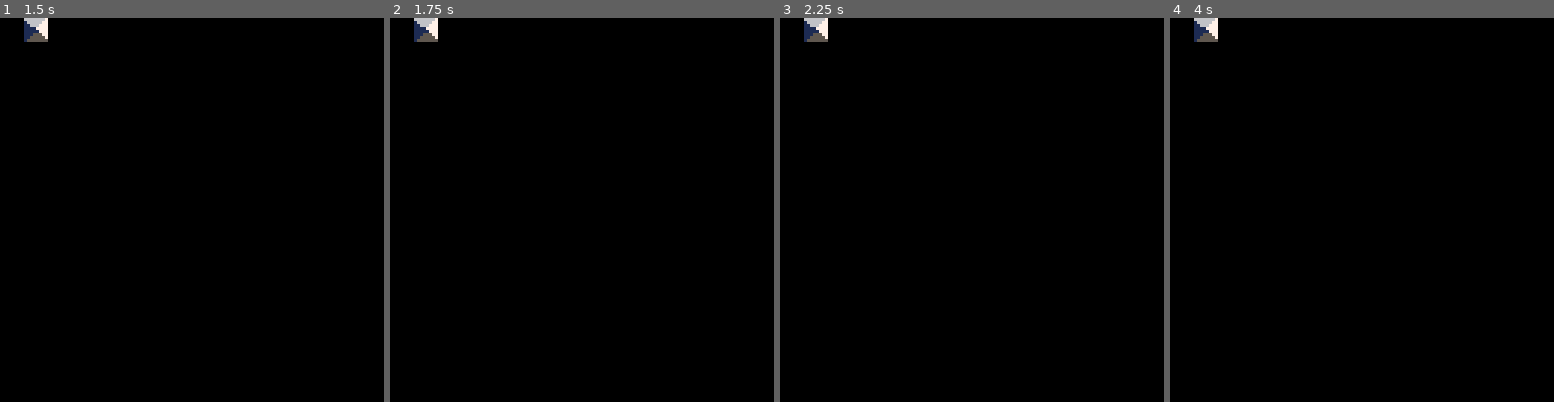
Above: before the commit, frames 1-4 (left to right).
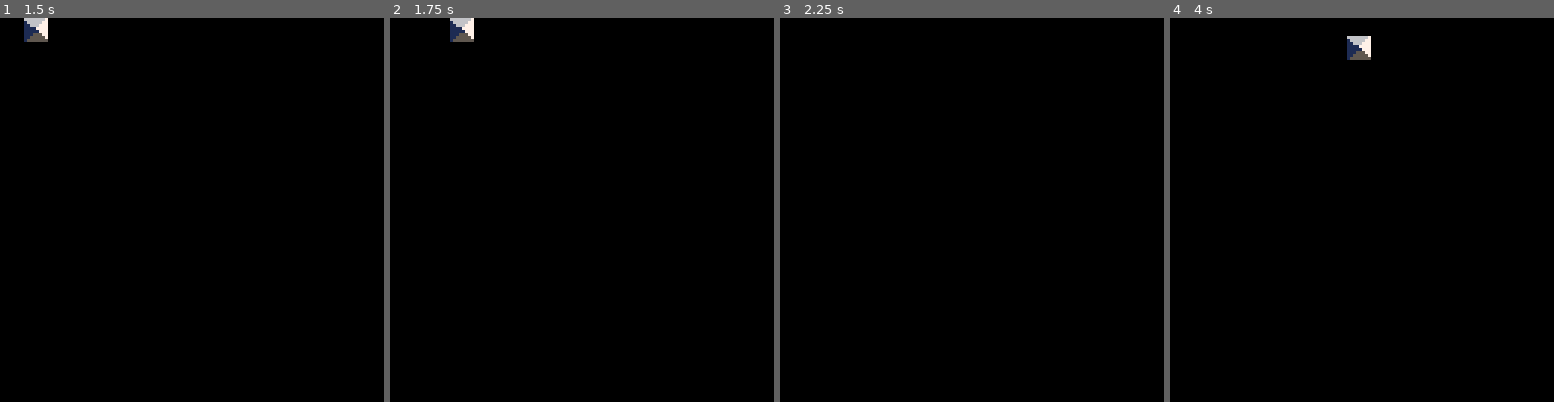
Above: after the commit, the same moments.

Repository: ArnaudValensi/the-most-of-us
Game: PICO-8 cartridge the-most-of-us.p8
The game is run twice, just before and just after one commit, with the same random seed, the same clock (stepped at 60 frames per second) and the same inputs.
Inputs:
- Up to frame 1 (1.5 s): no input
- Up to frame 2 (1.75 s): hold Right from 1.6 s (still down)
- Up to frame 3 (2.25 s): release Right at 2.1 s; hold Up from 2.15 s (still down)
- Up to frame 4 (4 s): release Up at 2.42 s; hold Right 2.47-3.03 s; hold Left 3.08-3.58 s; hold Down 3.63-3.97 s

Frame 1 is identical in both runs. In frame 2, 0.8% of the frame differs, in the area x 6-22%, y 0-7%; in frame 3, 0.4%; in frame 4, 0.8%.

Commit message:
Add a player component

Diff:
--- a/src/index.lua
+++ b/src/index.lua
@@ -30,9 +30,25 @@
   }
 end
 
+function new_player_comp(speed)
+  speed = speed or 1
+  return {
+    name = "player",
+    update = function(self)
+      local position = self.game_object:get_component("transform").position
+
+      if (btn(0)) then position.x -= speed end
+      if (btn(1)) then position.x += speed end
+      if (btn(2)) then position.y -= speed end
+      if (btn(3)) then position.y += speed end
+    end,
+  }
+end
+
 local player = gameobjects:new("player")
 player:add_component(new_transform_comp(1 * 8, 0))
 player:add_component(new_sprite_comp({ sprite_number = 1 }))
+player:add_component(new_player_comp(3))
 
 function _init()
   printh('\n== init ==', 'log', true)
--- a/the-most-of-us.p8
+++ b/the-most-of-us.p8
@@ -118,9 +118,25 @@
   }
 end
 
+function new_player_comp(speed)
+  speed = speed or 1
+  return {
+    name = "player",
+    update = function(self)
+      local position = self.game_object:get_component("transform").position
+
+      if (btn(0)) then position.x -= speed end
+      if (btn(1)) then position.x += speed end
+      if (btn(2)) then position.y -= speed end
+      if (btn(3)) then position.y += speed end
+    end,
+  }
+end
+
 local player = gameobjects:new("player")
 player:add_component(new_transform_comp(1 * 8, 0))
 player:add_component(new_sprite_comp({ sprite_number = 1 }))
+player:add_component(new_player_comp(3))
 
 function _init()
   printh('\n== init ==', 'log', true)
